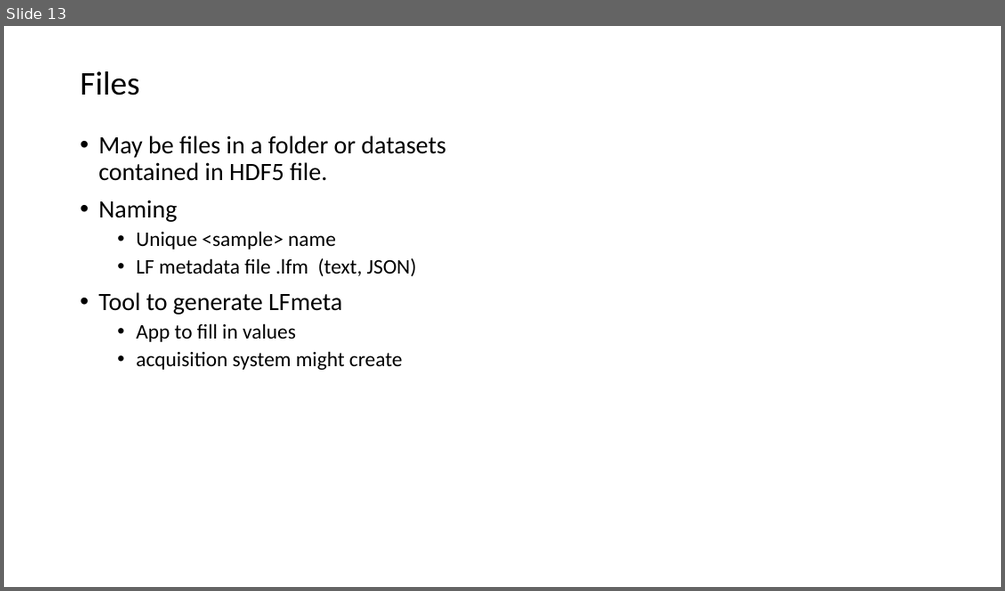
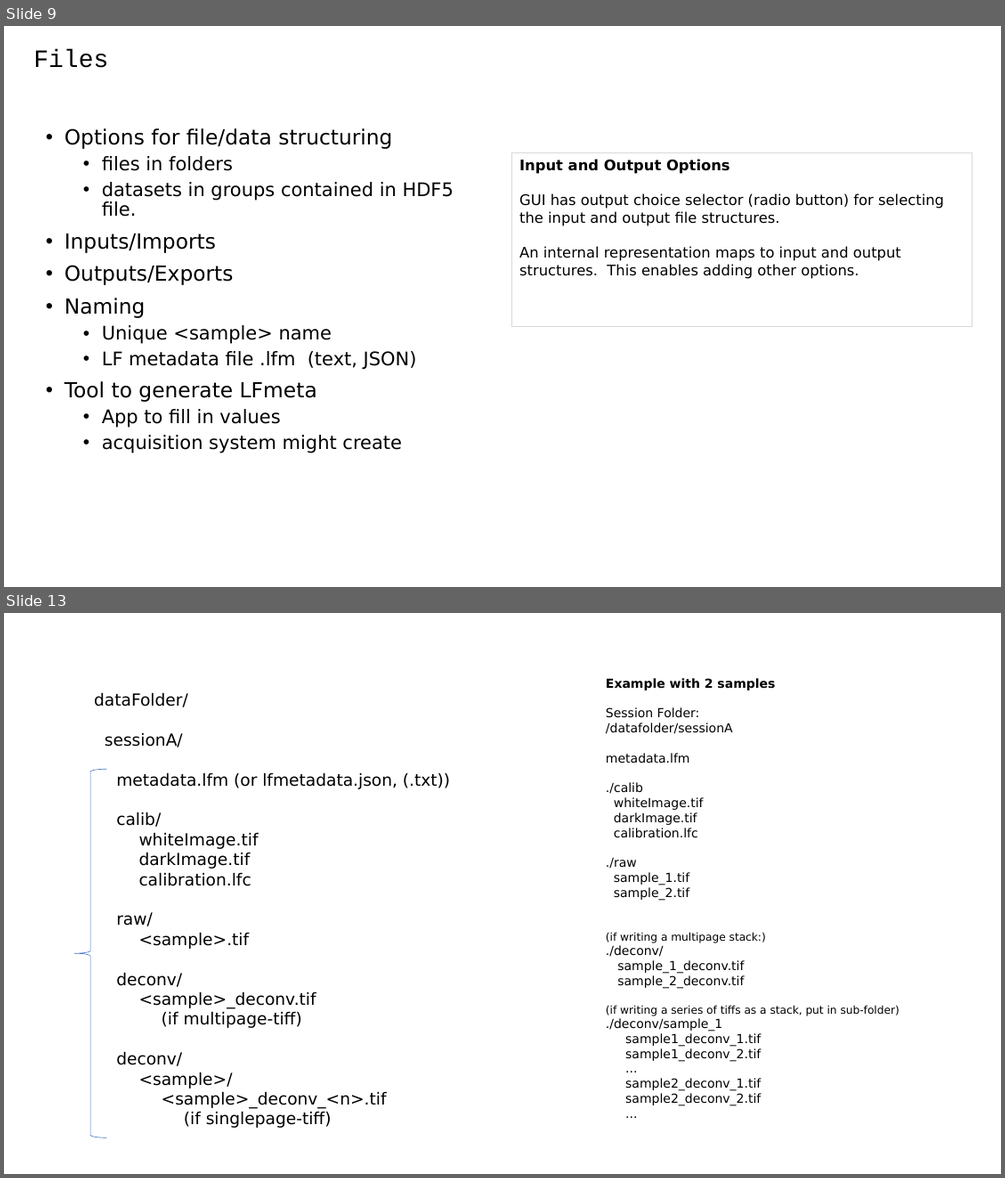
Before and after one commit to PolarizedLightFieldMicroscopy/Documents, a slide deck: LFI plugin/LFM Toolbox.pptx. Shown one above the other, each under a label of ours: slide 13 before the commit, slides 9 and 13 after it; the slides between them are not shown. The pictures are 1005x591 and 1005x1178 pixels, drawn with LibreOffice and Linux fonts; fonts in the diff are those of the drawing. Boxes give left, top, right and bottom in pixels: in the first picture for what was removed or moved away, otherwise in the second. Text is boxed around its words. In the diff, an @@ line names an element or a change of style, - is before the commit and + after.

```diff
--- a/LFI plugin/LFM Toolbox.pptx
+++ b/LFI plugin/LFM Toolbox.pptx
@@ slide 13 added at box(4, 613, 1001, 1174), background #FFFFFF @@
@@ text added at box(94, 692, 450, 1127), 16 pt, text #000000 @@
+dataFolder/
+sessionA/
+metadata.lfm (or lfmetadata.json, (.txt))
+calib/
+whiteImage.tif
+darkImage.tif
+calibration.lfc
+raw/
+<sample>.tif
+deconv/
+<sample>_deconv.tif
+(if multipage-tiff)
+deconv/
+<sample>/
+<sample>_deconv_<n>.tif
+(if singlepage-tiff)
@@ text added at box(606, 678, 899, 1106), 12 pt, text #000000 @@
+Example with 2 samples
+Session Folder:
+/datafolder/sessionA
+metadata.lfm
+./calib
+whiteImage.tif
+darkImage.tif
+calibration.lfc
+./raw
+sample_1.tif
+sample_2.tif
+(if writing a multipage stack:)
+./deconv/
+sample_1_deconv.tif
+sample_2_deconv.tif
+(if writing a series of tiffs as a stack, put in sub-folder)
+./deconv/sample_1
+sample1_deconv_1.tif
+sample1_deconv_2.tif
+...
+sample2_deconv_1.tif
+sample2_deconv_2.tif
+...
@@ left brace added at box(74, 770, 107, 1138), outline #4472C4 0.5 pt @@
@@ what was slide 13 is now slide 9 @@
@@ slide 9 changed as well @@
@@ title "Files": place and size @@
-title "Files" at box(80, 71, 139, 95)
+title "Files" at box(33, 49, 108, 68)
@@ title "Files" at box(33, 49, 108, 68): size 32 to 24 pt, font Calibri to Courier New @@
@@ text "Options for file/data structuring": place and size @@
-text "Options for file/data structuring" at box(98, 135, 445, 370)
+text "Options for file/data structuring" at box(65, 128, 453, 453)
@@ text at box(65, 128, 453, 285): text changed; size 24 to 20 pt; font Calibri to DejaVu Sans @@
-• May be files in a folder or datasets contained in HDF5 file.
+• Options for file/data structuring
+  • files in folders
+  • datasets in groups contained in HDF5 file.
+• Inputs/Imports
+• Outputs/Exports
@@ rectangle added at box(512, 152, 972, 327), outline #D9D9D9 0.75 pt, 14 pt, text #000000 @@
+Input and Output Options
+GUI has output choice selector (radio button) for selecting the input and output file structures.
+An internal representation maps to input and output structures. This enables adding other options.
@@ text at box(65, 297, 417, 453): size 24 to 20 pt in "Naming", "Tool to generate LFmeta"; font Calibri to DejaVu Sans in "Naming", "Unique <sample> name", "LF metadata file .lfm (text, JSON)", "Tool to generate LFmeta" and 2 more places; size 20 to 18 pt in "Unique <sample> name", "LF metadata file .lfm (text, JSON)", "App to fill in values", "acquisition system might create" @@
```
Also in this commit, not shown: 16 other slides changed, 22 other slides added, 6 slides removed, 5 other files.
